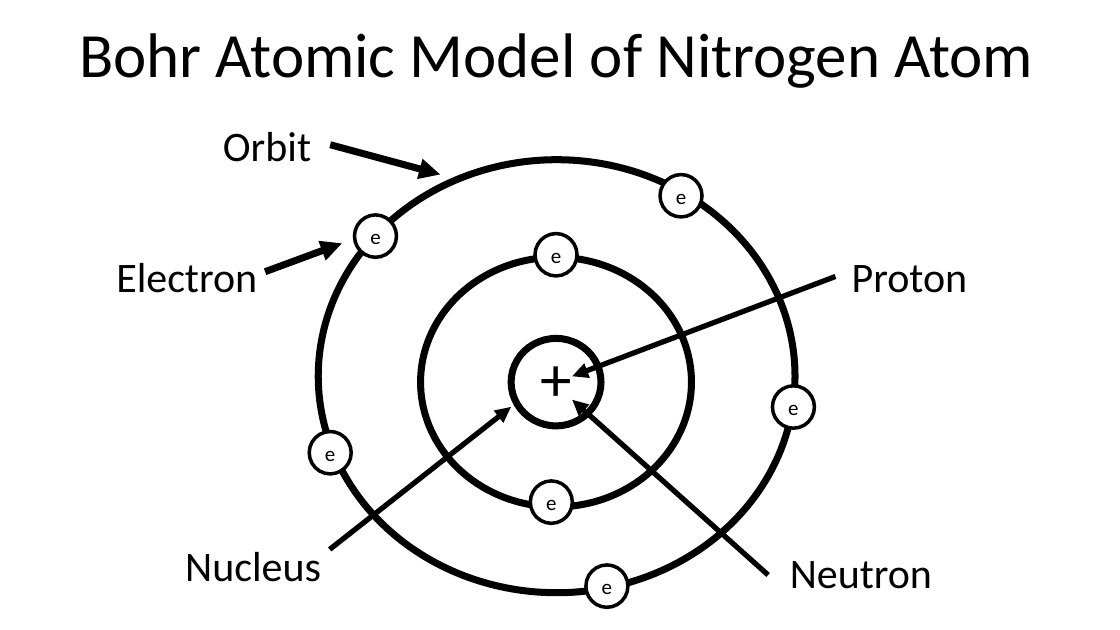
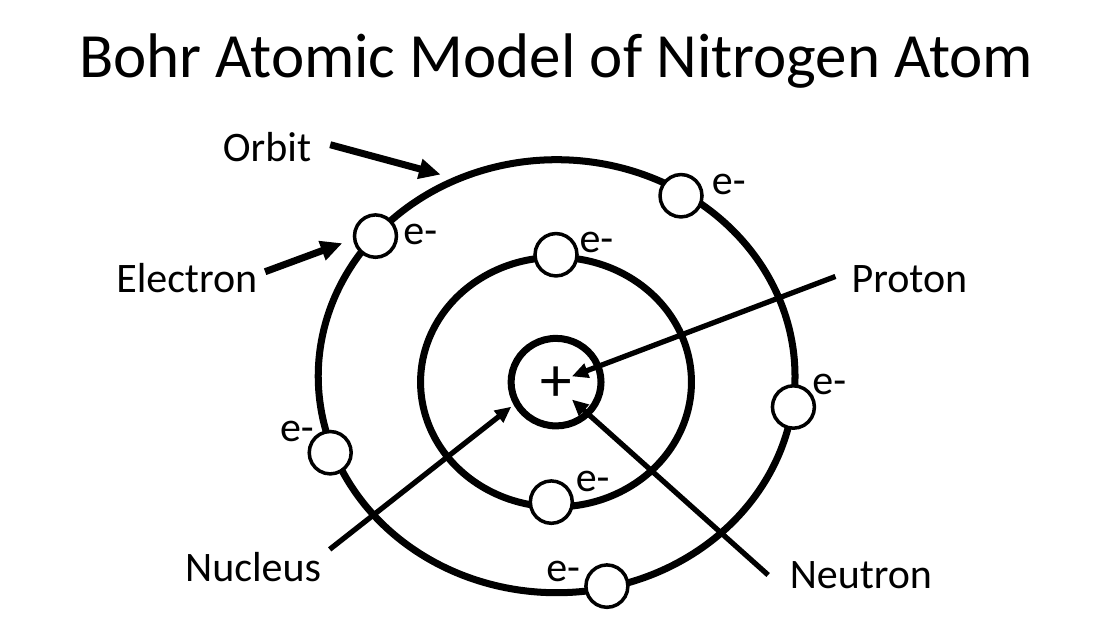
Before and after one commit to infocelab/embedded-projects, a slide deck: slide 17 of Documents/projects for schools.pptx. Drawn at 1120x630 pixels with LibreOffice and Linux fonts; fonts in the diff are those of the drawing. Boxes give left, top, right and bottom in pixels: in the first picture for what was removed or moved away, otherwise in the second. Text is boxed around its words. In the diff, an @@ line names an element or a change of style, - is before the commit and + after.

Commit message:
ok

```diff
--- a/Documents/projects for schools.pptx
+++ b/Documents/projects for schools.pptx
@@ text added at (712, 173, 746, 195), 36 pt, text #000000 @@
+e-
@@ text added at (403, 209, 437, 245), 36 pt, text #000000 @@
+e-
@@ text in ellipse at (676, 194, 686, 204): text removed @@
-e
@@ text in ellipse at (370, 234, 380, 244): text removed @@
-e
@@ text added at (580, 231, 614, 262), 36 pt, text #000000 @@
+e-
@@ text in ellipse at (551, 253, 561, 263): text removed @@
-e
@@ text added at (812, 373, 846, 404), 36 pt, text #000000 @@
+e-
@@ text in ellipse at (788, 404, 798, 415): text removed @@
-e
@@ text added at (280, 420, 314, 452), 36 pt, text #000000 @@
+e-
@@ text in ellipse at (325, 451, 335, 461): text removed @@
-e
@@ text added at (576, 470, 610, 501), 36 pt, text #000000 @@
+e-
@@ text in ellipse at (546, 499, 556, 510): text removed @@
-e
@@ text added at (546, 560, 580, 591), 36 pt, text #000000 @@
+e-
@@ text in ellipse at (602, 584, 612, 594): text removed @@
-e
```
Also in this commit, not shown: 3 other slides changed, 1 slide added.
